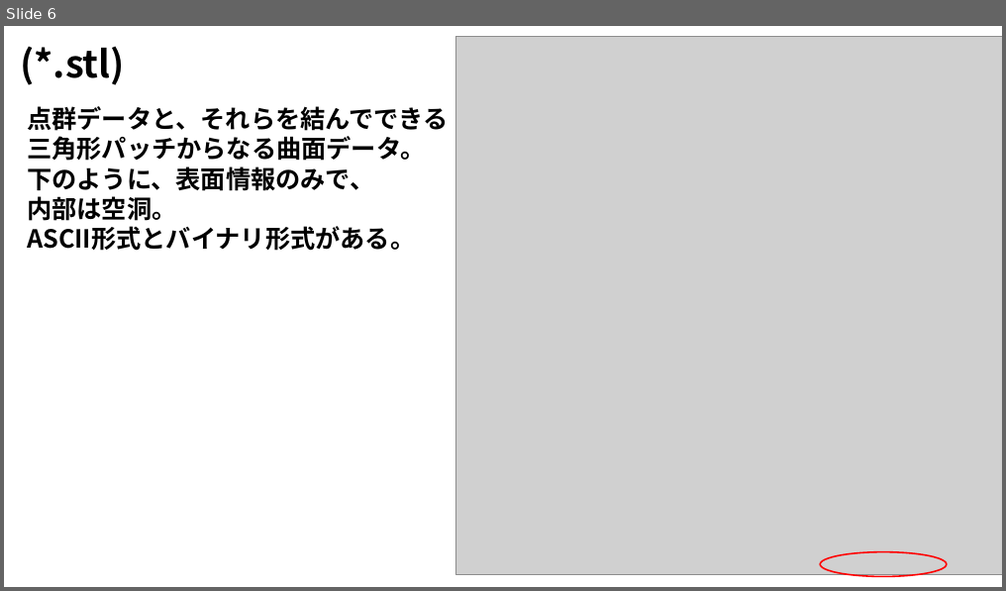
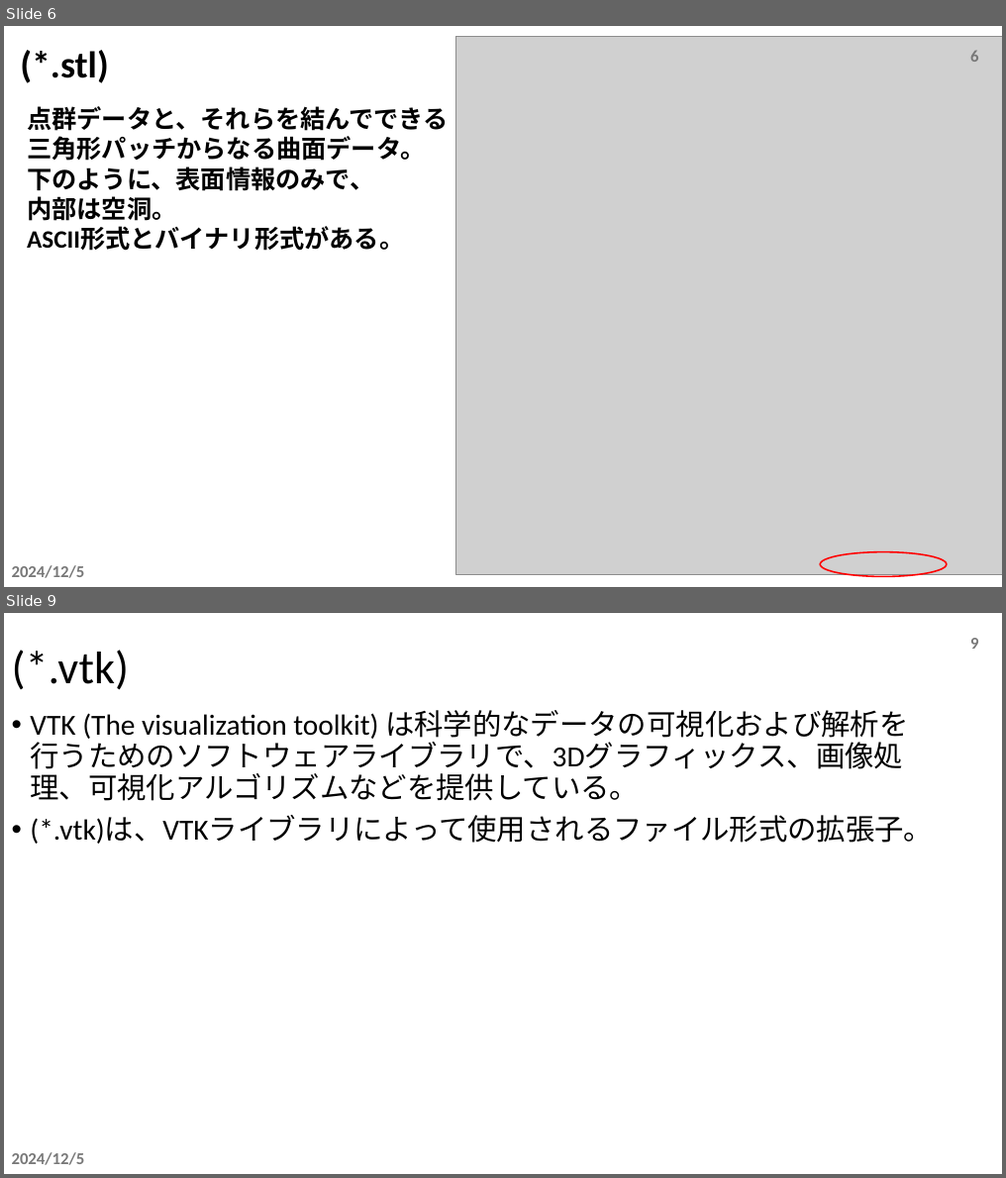
Before and after one commit to tailup7/howtoCFD, a slide deck: fileFormat.pptx. Shown one above the other, each under a label of ours: slide 6 before the commit, slides 6 and 9 after it; the slides between them are not shown. The pictures are 1006x591 and 1006x1178 pixels, drawn with LibreOffice and Linux fonts; fonts in the diff are those of the drawing; grey boxes stand for pictures. Boxes give left, top, right and bottom in pixels: in the first picture for what was removed or moved away, otherwise in the second. Text is boxed around its words. In the diff, an @@ line names an element or a change of style, - is before the commit and + after.

```diff
--- a/fileFormat.pptx
+++ b/fileFormat.pptx
@@ slide 9 added at <box>4,613,1002,1174</box>, background #FFFFFF @@
@@ page number added at <box>970,638,978,649</box>, 16 pt, text #797979, bold @@
+9
@@ title added at <box>12,650,129,690</box>, 44 pt, text #000000 @@
+(*.vtk)
@@ text added at <box>30,710,933,844</box>, 28 pt, text #000000 @@
+• VTK (The visualization toolkit) は科学的なデータの可視化および解析を行うためのソフトウェアライブラリで、3Dグラフィックス、画像処理、可視化アルゴリズムなどを提供している。
+• (*.vtk)は、VTKライブラリによって使用されるファイル形式の拡張子。
@@ text added at <box>12,1153,85,1165</box>, 16 pt, text #797979, bold @@
+2024/12/5
@@ slide 6 changed as well @@
@@ text "(*.stl)" at <box>20,50,108,83</box>: font Noto Sans CJK JP to Calibri @@
@@ page number added at <box>970,50,978,62</box>, 16 pt, text #797979, bold @@
+6
@@ text "点群データと、それらを結んでできる" at <box>27,106,449,251</box>: font Noto Sans CJK JP to Calibri @@
@@ text added at <box>12,566,85,578</box>, 16 pt, text #797979, bold @@
+2024/12/5
```
Also in this commit, not shown: 6 other slides changed, 1 other slide added, 2 slides removed.
